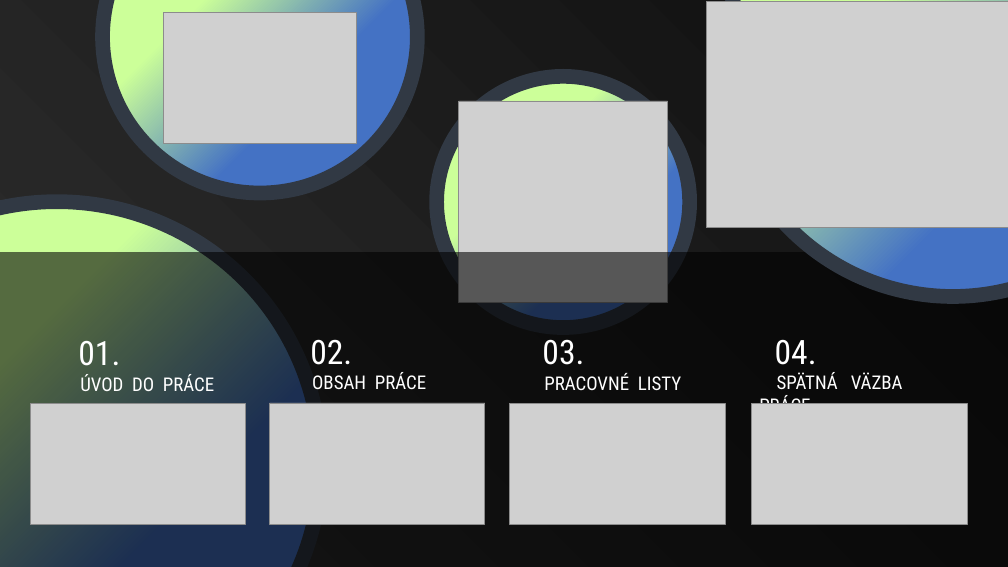
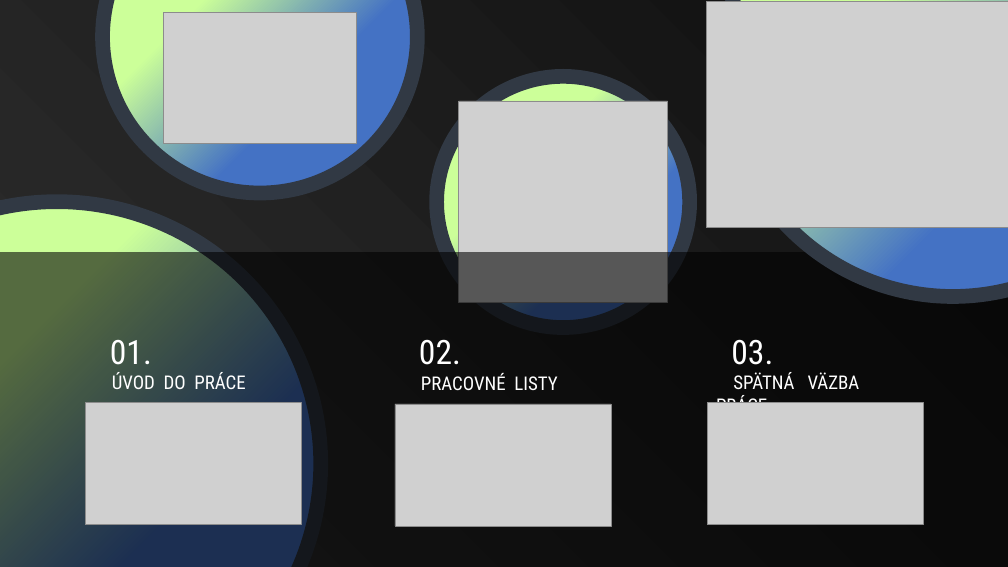
Before and after one commit to Moriacik/SOC, a slide deck: slide 3 of prezentácia-finálna-v2.pptx. Drawn at 1008x567 pixels with LibreOffice and Linux fonts; fonts in the diff are those of the drawing; grey boxes stand for pictures. Boxes give left, top, right and bottom in pixels: in the first picture for what was removed or moved away, otherwise in the second. Text is boxed around its words. In the diff, an @@ line names an element or a change of style, - is before the commit and + after.

```diff
--- a/prezentácia-finálna-v2.pptx
+++ b/prezentácia-finálna-v2.pptx
@@ text "01.": place and size @@
-text "01." at (78,341,214,391)
+text "01." at (110,340,245,389)
@@ text "02.": place and size @@
-text "02." at (542,339,681,390)
+text "02." at (419,339,557,390)
@@ text "03.": place and size @@
-text "03." at (759,339,903,404)
+text "03." at (716,339,860,403)
@@ text removed at (310,339,426,390) @@
-02.
-OBSAH PRÁCE
@@ text at (419,339,461,365): text changed @@
-03.
+02.
@@ text at (731,339,773,365): text changed @@
-04.
+03.
@@ picture: place and size @@
-picture at (30,403,246,524)
+picture at (85,403,301,525)
@@ picture removed at (270,403,485,524) @@
@@ picture added at (395,404,611,526) @@
@@ picture removed at (510,403,725,524) @@
@@ picture: place and size @@
-picture at (752,403,967,524)
+picture at (707,403,923,525)
```
Also in this commit, not shown: 1 slide removed, 1 other file.
